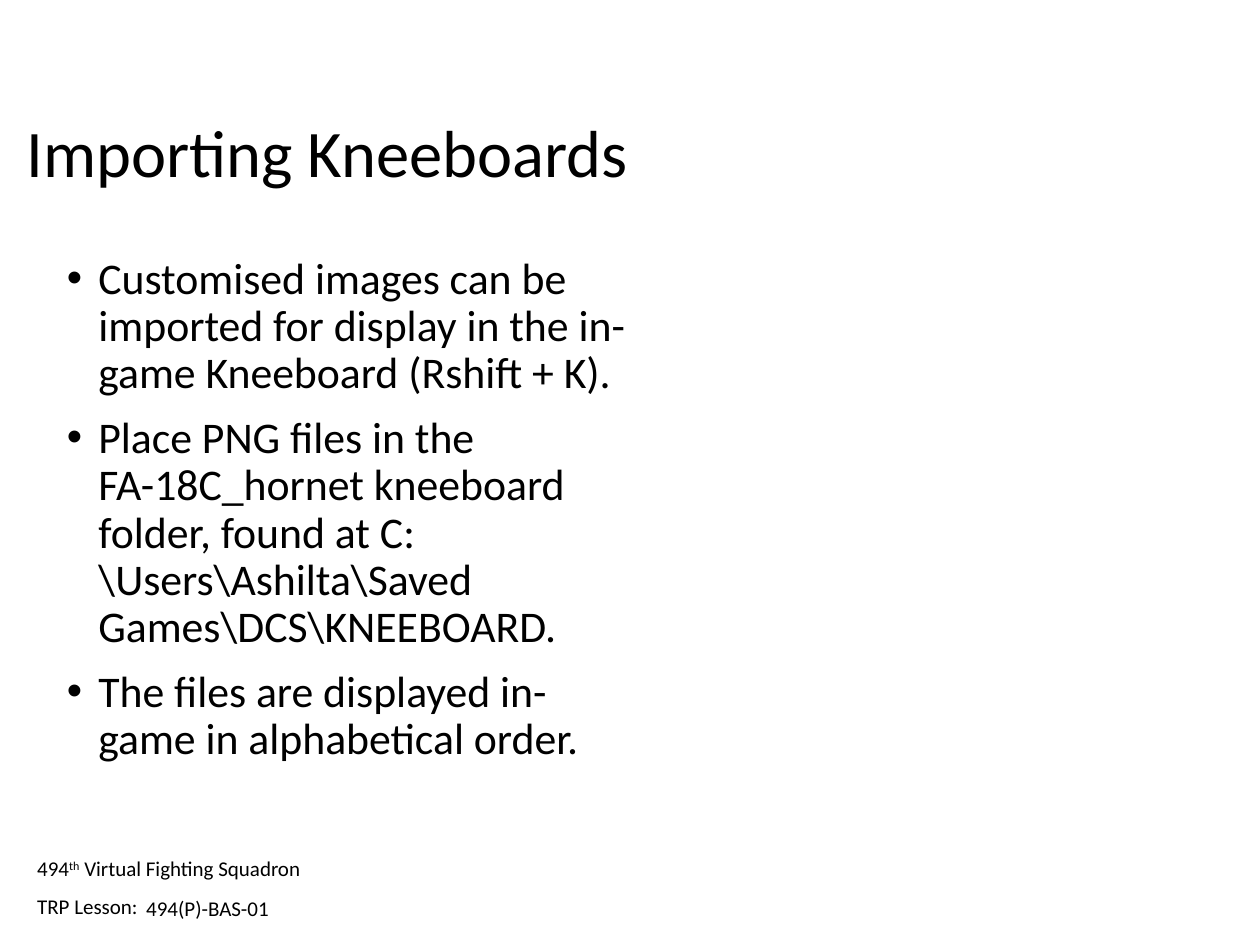
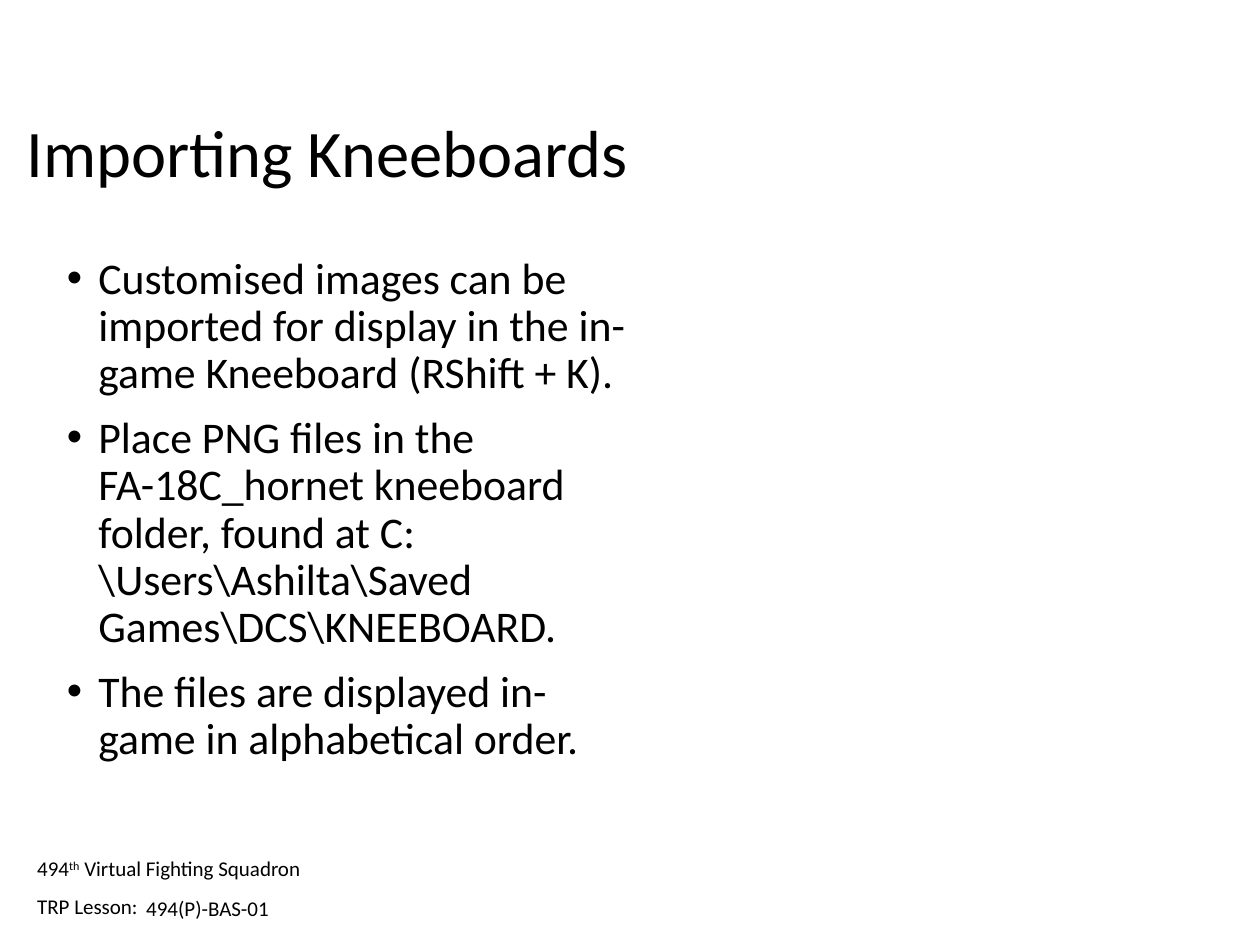
Before and after one commit to 132nd-vWing/132-TRP-494, a slide deck: slide 16 of TRP/BAS/BAS-01/494(P)-BAS-01 - Trainee Presentation.pptx. Drawn at 1260x945 pixels with LibreOffice and Linux fonts; fonts in the diff are those of the drawing; background and template pictures are left out. Boxes give left, top, right and bottom in pixels: in the first picture for what was removed or moved away, otherwise in the second. Text is boxed around its words. In the diff, an @@ line names an element or a change of style, - is before the commit and + after.

```diff
--- a/TRP/BAS/BAS-01/494(P)-BAS-01 - Trainee Presentation.pptx
+++ b/TRP/BAS/BAS-01/494(P)-BAS-01 - Trainee Presentation.pptx
@@ text at <box>98,263,625,396</box>: text changed @@
-• Customised images can be imported for display in the in-game Kneeboard (Rshift + K).
+• Customised images can be imported for display in the in-game Kneeboard (RShift + K).
```
Also in this commit, not shown: 1 other slide changed, 5 other files.
